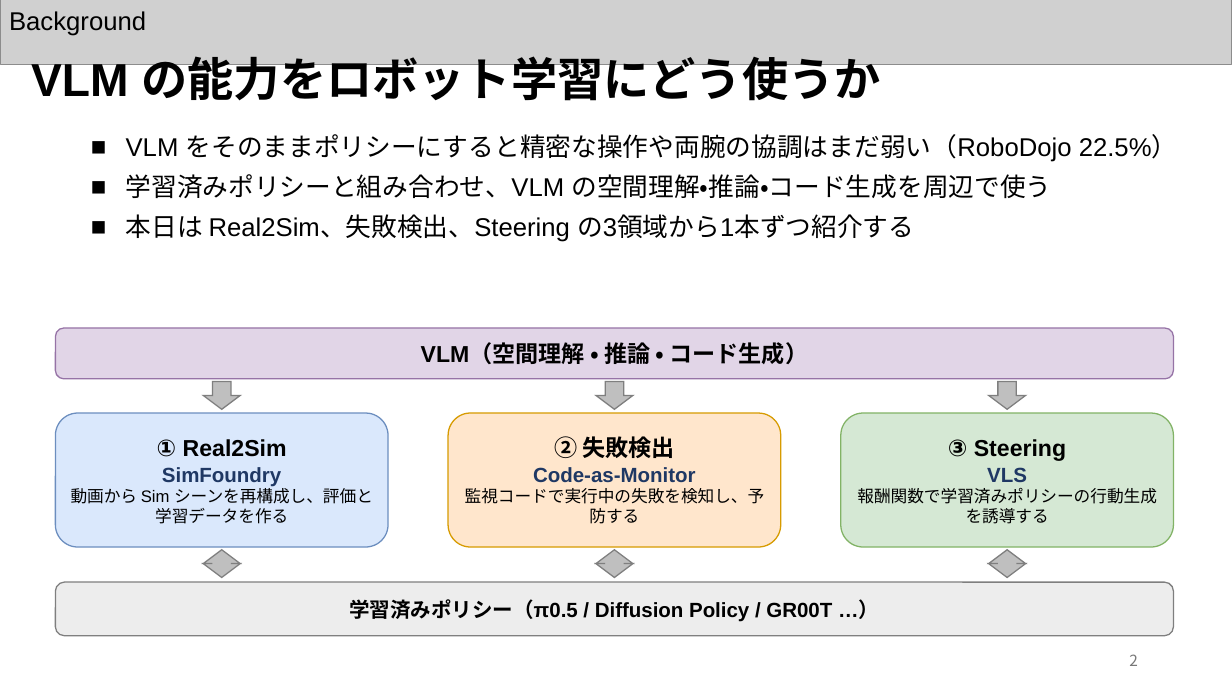
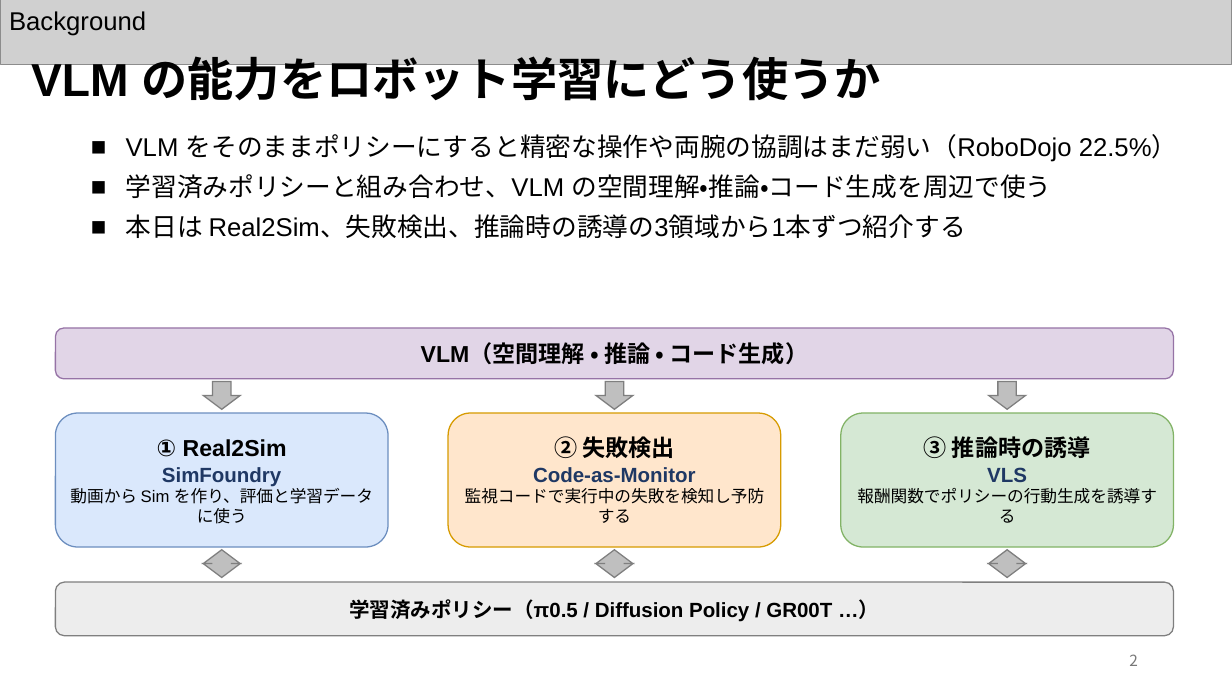
Before and after one commit to Azuma413/PaperPresentationSlides, a slide deck: slide 3 of 20261105_KaneyoshiHiratsuka_SurveySlide.pptx. Drawn at 1232x693 pixels with LibreOffice and Linux fonts; fonts in the diff are those of the drawing; grey boxes stand for pictures. Boxes give left, top, right and bottom in pixels: in the first picture for what was removed or moved away, otherwise in the second. Text is boxed around its words. In the diff, an @@ line names an element or a change of style, - is before the commit and + after.

```diff
--- a/20261105_KaneyoshiHiratsuka_SurveySlide.pptx
+++ b/20261105_KaneyoshiHiratsuka_SurveySlide.pptx
@@ text at <box>126,214,966,238</box>: text changed @@
-■ 本日は Real2Sim、失敗検出、Steering の3領域から1本ずつ紹介する
+■ 本日は Real2Sim、失敗検出、推論時の誘導の3領域から1本ずつ紹介する
@@ text in rounded rectangle at <box>924,436,1091,458</box>: text changed @@
-③ Steering
+③ 推論時の誘導
@@ text in rounded rectangle at <box>70,485,373,524</box>: text changed @@
-動画から Sim シーンを再構成し、評価と学習データを作る
+動画から Sim を作り、評価と学習データに使う
@@ text in rounded rectangle at <box>465,488,765,523</box>: text changed @@
-監視コードで実行中の失敗を検知し、予防する
+監視コードで実行中の失敗を検知し予防する
@@ text in rounded rectangle at <box>857,488,1157,523</box>: text changed @@
-報酬関数で学習済みポリシーの行動生成を誘導する
+報酬関数でポリシーの行動生成を誘導する
```
Also in this commit, not shown: 21 other slides changed, 3 other files.
